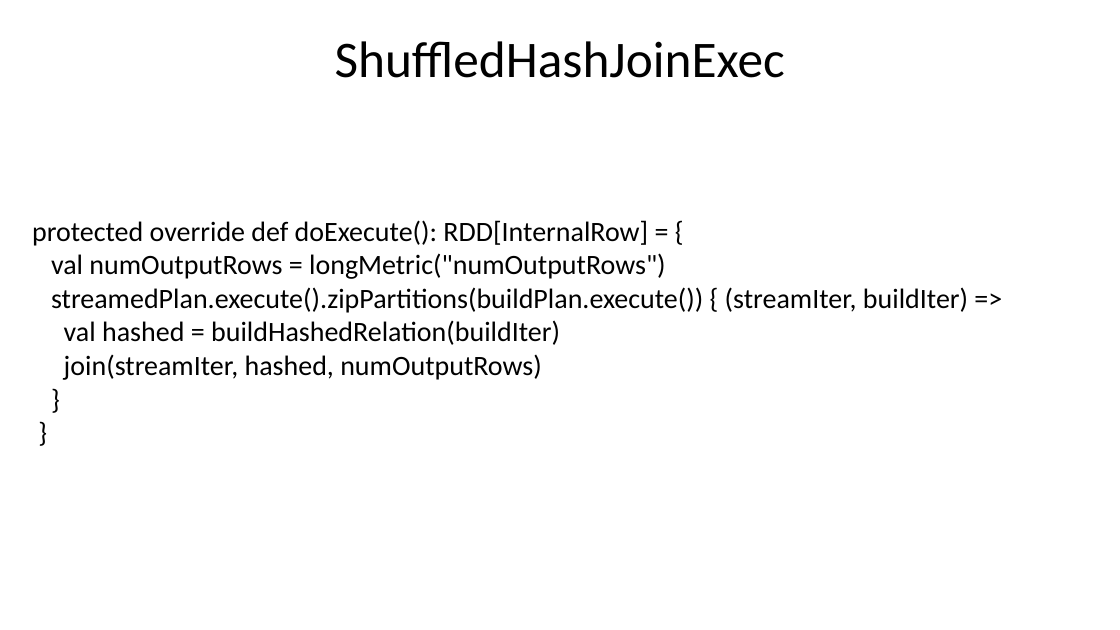
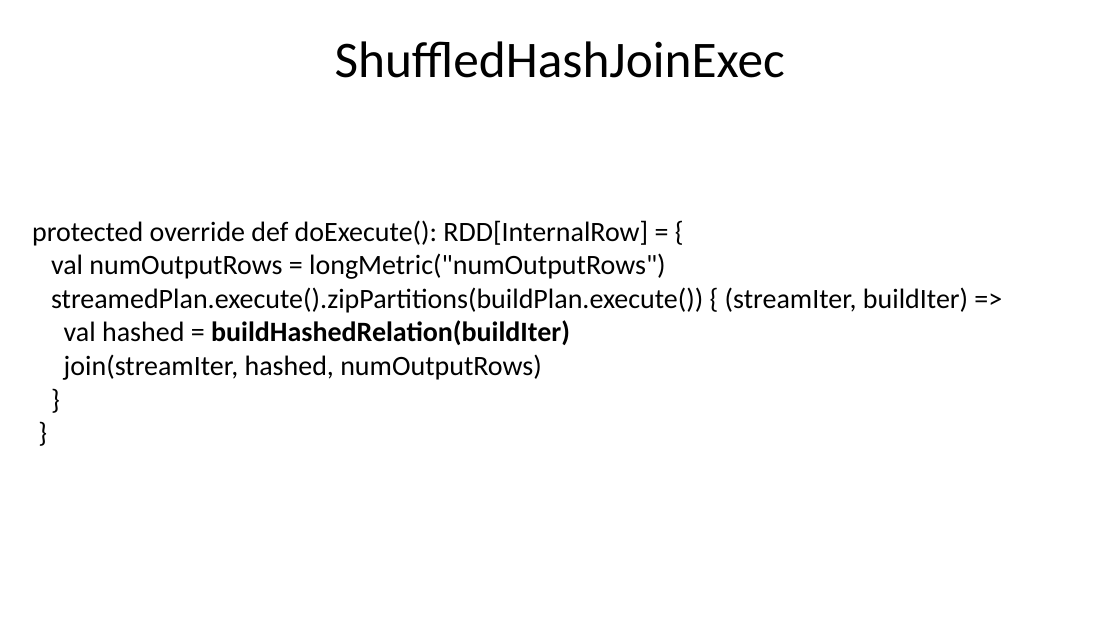
Before and after one commit to nkudinov/apache_spark_pptx, a slide deck: slide 8 of Spark_join4.pptx (slide 6 before the commit). Drawn at 1120x630 pixels with LibreOffice and Linux fonts; fonts in the diff are those of the drawing. Boxes give left, top, right and bottom in pixels: in the first picture for what was removed or moved away, otherwise in the second. Text is boxed around its words. In the diff, an @@ line names an element or a change of style, - is before the commit and + after.

Commit message:
change join4

```diff
--- a/Spark_join4.pptx
+++ b/Spark_join4.pptx
@@ text at (64, 320, 570, 345): bold on in "buildHashedRelation(buildIter)" @@
```
Also in this commit, not shown: 2 other slides changed, 12 slides added.
